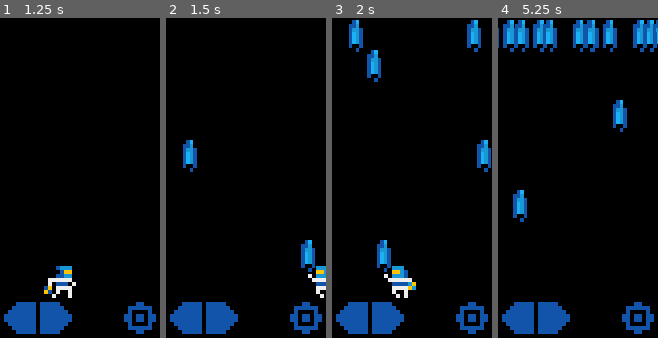
Above: before the commit, frames 1-4 (left to right).
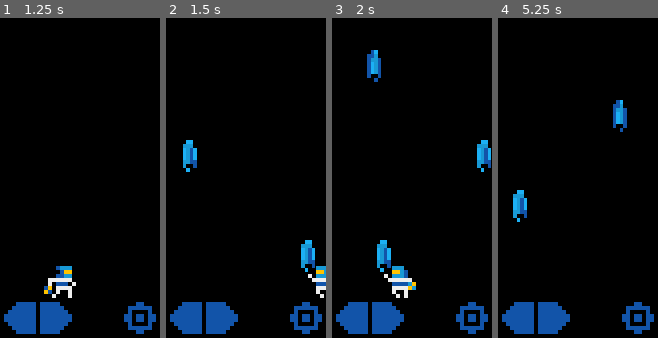
Above: after the commit, the same moments.

Repository: whmsft/vechten
Game: Godot game, scene res://scenes/Game.tscn
Two runs of this game, one before a commit and one after it. Both use one fixed random seed, a clock stepped at 60 frames per second and the inputs below.
Inputs (mouse positions are in pixels of both pictures, inside the frame that each line leads up to):
- Up to frame 1 (1.25 s): click (19, 318) at 0.5 s
- Up to frame 2 (1.5 s): move the mouse to (281, 162) at 1.27 s; hold Right (key_right) from 1.28 s (still down); hold Space (key_space) from 1.28 s (still down)
- Up to frame 3 (2 s): keep holding Right (key_right); keep holding Space (key_space)
- Up to frame 4 (5.25 s): move the mouse to (546, 194) at 2.02 s; release Right (key_right) at 2.03 s; release Space (key_space) at 2.03 s; hold Left (key_left) 2.03-2.78 s; tap Space (key_space) at 2.1, 3.6, 5.1 s; move the mouse to (594, 107) at 2.77 s; hold Space (key_space) 2.78-3.53 s; hold Right (key_right) 2.78-4.28 s; move the mouse to (570, 242) at 3.52 s; move the mouse to (626, 226) at 4.27 s; hold Space (key_space) 4.28-5.03 s; hold Left (key_left) from 4.28 s (still down); move the mouse to (530, 130) at 5.02 s

Frame 1 is identical in both runs. In frame 2, 1.1% of the frame differs, in the area x 10-94%, y 38-80%; in frame 3, 2.4%; in frame 4, 6.2%, in the area x 0-100%, y 0-64%.

Commit message:
bullet anim, bullet object removes when out of screen

Diff:
--- a/scenes/Game.tscn
+++ b/scenes/Game.tscn
@@ -1,12 +1,13 @@
-[gd_scene load_steps=10 format=2]
+[gd_scene load_steps=11 format=2]
 
 [ext_resource path="res://assets/player_idle.png" type="Texture" id=1]
 [ext_resource path="res://assets/player_move.png" type="Texture" id=2]
 [ext_resource path="res://assets/player_huff.png" type="Texture" id=3]
 [ext_resource path="res://scripts/Game.gd" type="Script" id=4]
 [ext_resource path="res://assets/arrow.png" type="Texture" id=5]
-[ext_resource path="res://assets/bullet.png" type="Texture" id=6]
+[ext_resource path="res://assets/bullet0.png" type="Texture" id=6]
 [ext_resource path="res://assets/fire.png" type="Texture" id=7]
+[ext_resource path="res://assets/bullet1.png" type="Texture" id=8]
 
 [sub_resource type="SpriteFrames" id=1]
 animations = [ {
@@ -23,7 +24,7 @@
 
 [sub_resource type="SpriteFrames" id=2]
 animations = [ {
-"frames": [ ExtResource( 6 ) ],
+"frames": [ ExtResource( 6 ), ExtResource( 8 ) ],
 "loop": true,
 "name": "bullet_fire",
 "speed": 5.0
@@ -35,6 +36,7 @@
 [node name="Player" type="AnimatedSprite" parent="."]
 frames = SubResource( 1 )
 animation = "walk"
+frame = 1
 playing = true
 centered = false
 
@@ -43,6 +45,7 @@
 scale = Vector2( 0.875, 1 )
 frames = SubResource( 2 )
 animation = "bullet_fire"
+playing = true
 
 [node name="btn_left" type="TextureButton" parent="."]
 margin_left = 1.0
--- a/scripts/Game.gd
+++ b/scripts/Game.gd
@@ -1,5 +1,4 @@
 extends Node2D
-export var INTERNAL = {"width": 40, "height": 80}
 var frame = 0
 var Mouse = Vector2()
 var bullets = []
@@ -32,5 +31,8 @@
 		bullets[-1].show()
 		add_child(bullets[-1])
 	for n in bullets:
-		if n.position.y < 8: bullets.erase(n)
+		n.play()
+		if n.position.y < 8:
+			bullets.erase(n)
+			n.queue_free()
 		n.position = Vector2(n.position.x, n.position.y-2.5)
Binary file added: assets/bullet0.png
Not shown, added: assets/bullet0.png.import
Renamed: assets/bullet.png -> assets/bullet1.png
Not shown, changed: assets/bullet1.png.import
